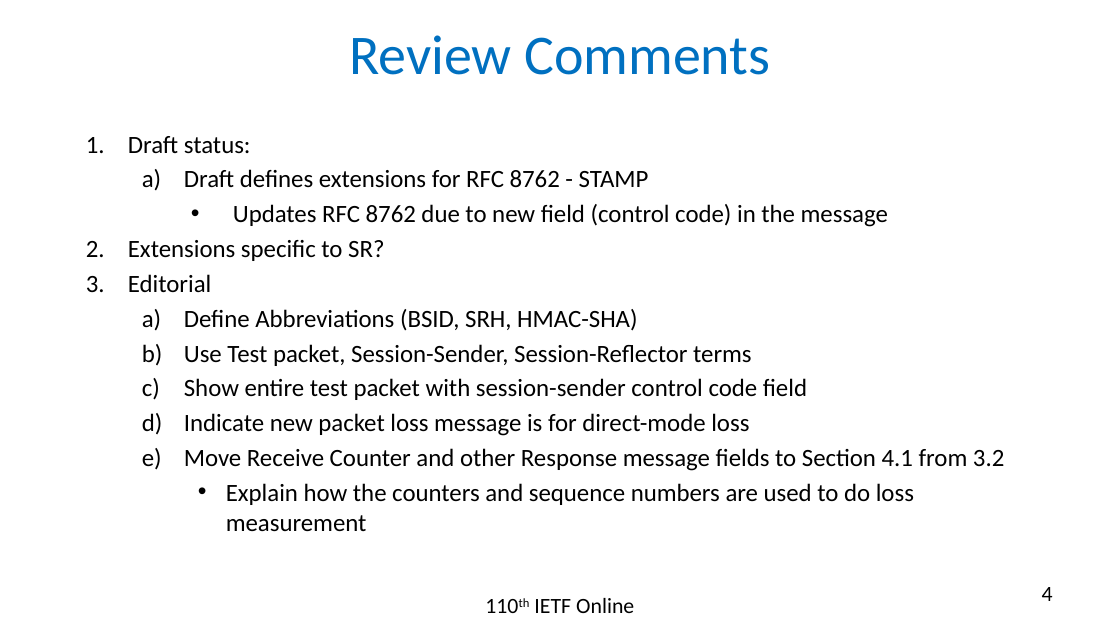
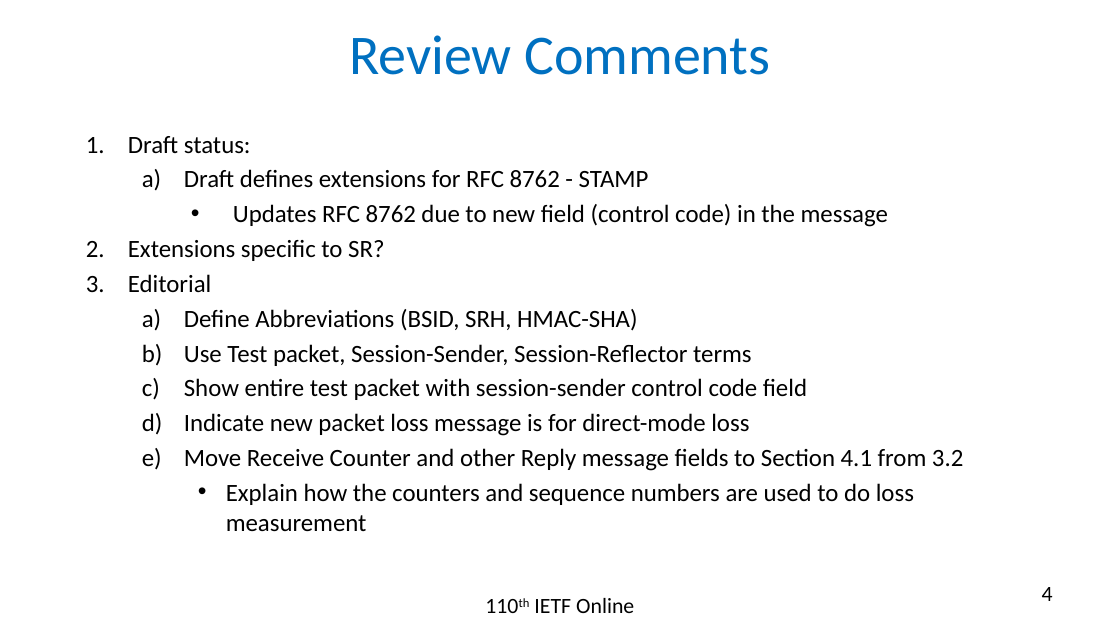
Before and after one commit to rakgandhi/ietf-slides, a slide deck: slide 4 of draft-gandhi-ippm-stamp-srpm-01.pptx. Drawn at 1120x630 pixels with LibreOffice and Linux fonts; fonts in the diff are those of the drawing. Boxes give left, top, right and bottom in pixels: in the first picture for what was removed or moved away, otherwise in the second. Text is boxed around its words. In the diff, an @@ line names an element or a change of style, - is before the commit and + after.

```diff
--- a/draft-gandhi-ippm-stamp-srpm-01.pptx
+++ b/draft-gandhi-ippm-stamp-srpm-01.pptx
@@ text at (184, 448, 963, 471): text changed @@
-  e) Move Receive Counter and other Response message fields to Section 4.1 from 3.2
+  e) Move Receive Counter and other Reply message fields to Section 4.1 from 3.2
```
Also in this commit, not shown: 5 other slides changed, 3 other files.
